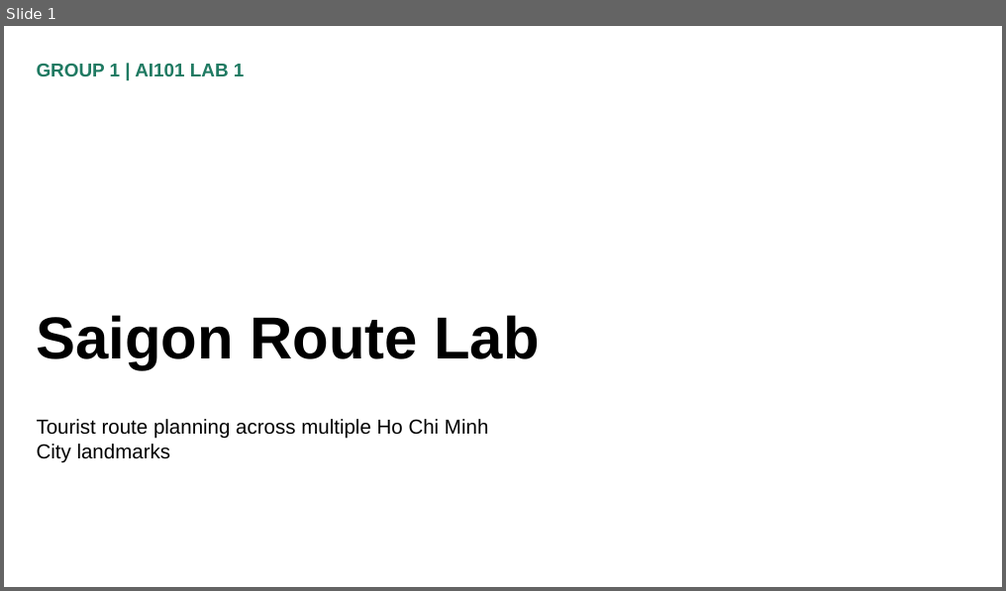
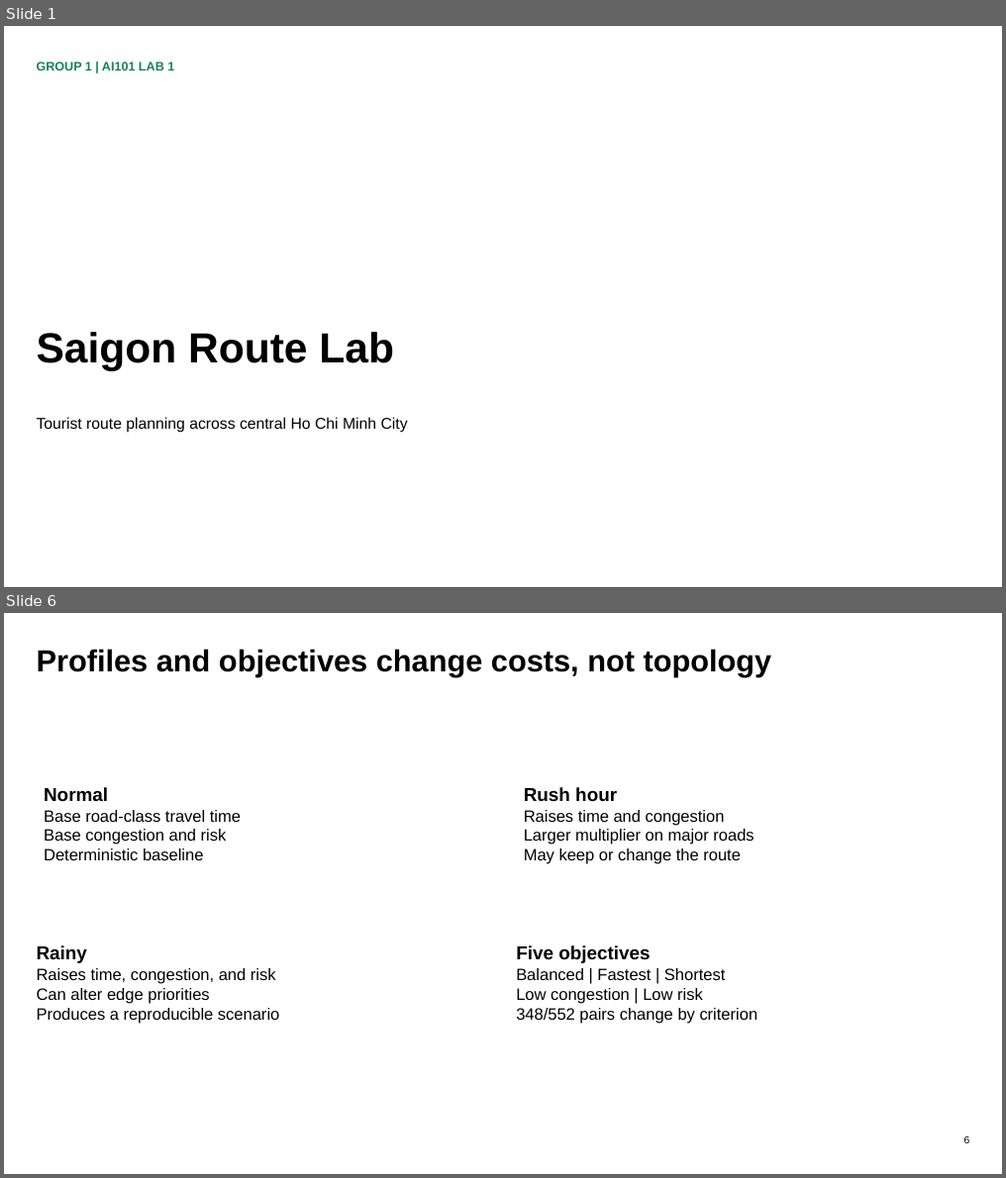
Before and after one commit to Group-1-Lab-AI101/lab-1, a slide deck: output/presentation/1 - Slide.pptx. Shown one above the other, each under a label of ours: slide 1 before the commit, slides 1 and 6 after it; the slides between them are not shown. The pictures are 1006x591 and 1006x1178 pixels, drawn with LibreOffice and Linux fonts; fonts in the diff are those of the drawing. Boxes give left, top, right and bottom in pixels: in the first picture for what was removed or moved away, otherwise in the second. Text is boxed around its words. In the diff, an @@ line names an element or a change of style, - is before the commit and + after.

```diff
--- a/output/presentation/1 - Slide.pptx
+++ b/output/presentation/1 - Slide.pptx
@@ slide 6 added at (x1=4, y1=613, x2=1002, y2=1174), background #FFFFFF @@
@@ text added at (x1=37, y1=649, x2=772, y2=676), 29.2 pt, text #000000, bold @@
+Profiles and objectives change costs, not topology
@@ text added at (x1=44, y1=787, x2=241, y2=861), 15.8 pt, text #000000 @@
+Normal
+Base road-class travel time
+Base congestion and risk
+Deterministic baseline
@@ text added at (x1=524, y1=787, x2=753, y2=864), 15.8 pt, text #000000 @@
+Rush hour
+Raises time and congestion
+Larger multiplier on major roads
+May keep or change the route
@@ text added at (x1=37, y1=946, x2=279, y2=1024), 15.8 pt, text #000000 @@
+Rainy
+Raises time, congestion, and risk
+Can alter edge priorities
+Produces a reproducible scenario
@@ text added at (x1=516, y1=946, x2=758, y2=1024), 15.8 pt, text #000000 @@
+Five objectives
+Balanced | Fastest | Shortest
+Low congestion | Low risk
+348/552 pairs change by criterion
@@ text added at (x1=964, y1=1137, x2=970, y2=1144), 9.8 pt, text #000000 @@
+6
@@ slide 1 changed as well @@
@@ text "GROUP 1 | AI101 LAB ..." at (x1=37, y1=62, x2=174, y2=71): size 18 to 12 pt, text colour #1F7A62 to #18815D @@
@@ text "Saigon Route Lab" at (x1=37, y1=332, x2=394, y2=371): size 57 to 40.5 pt @@
@@ text at (x1=37, y1=417, x2=408, y2=433): text changed; size 19.5 to 15 pt @@
-Tourist route planning across multiple Ho Chi Minh City landmarks
+Tourist route planning across central Ho Chi Minh City
```
Also in this commit, not shown: 13 other slides changed, 5 other slides added, 1 slide removed, 2 other files.
